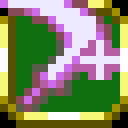
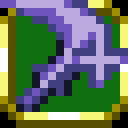
Layers edited between the first and the second 128 x 128 image:
painted on "Background" over <box>0,0,128,112</box>
